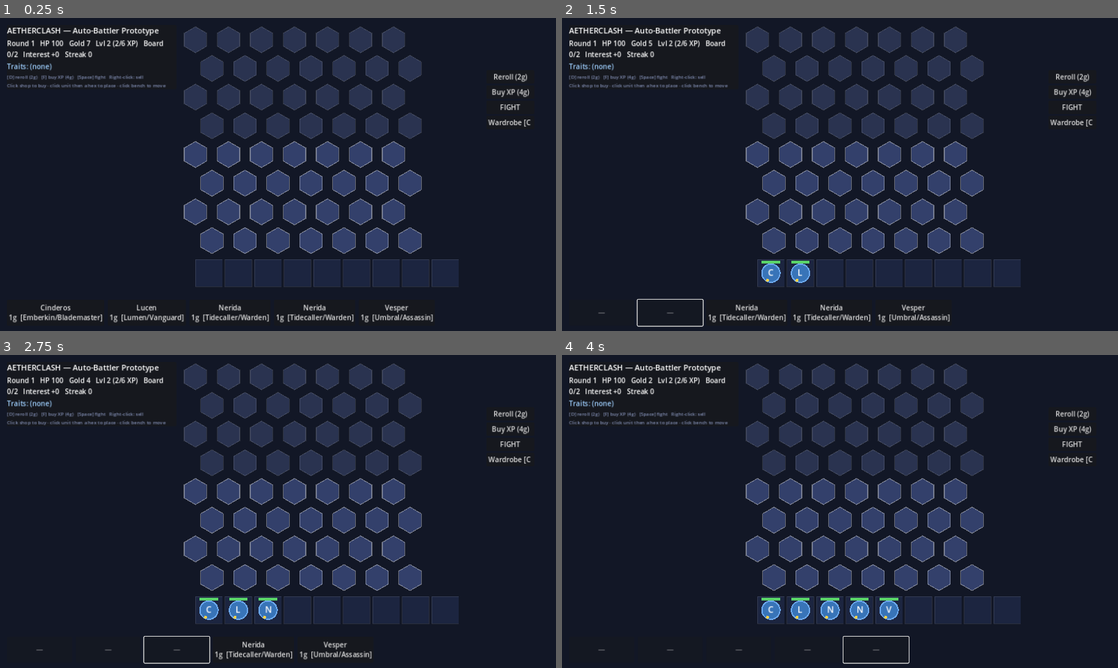
Above: before the commit, frames 1-4 (two rows, left to right).
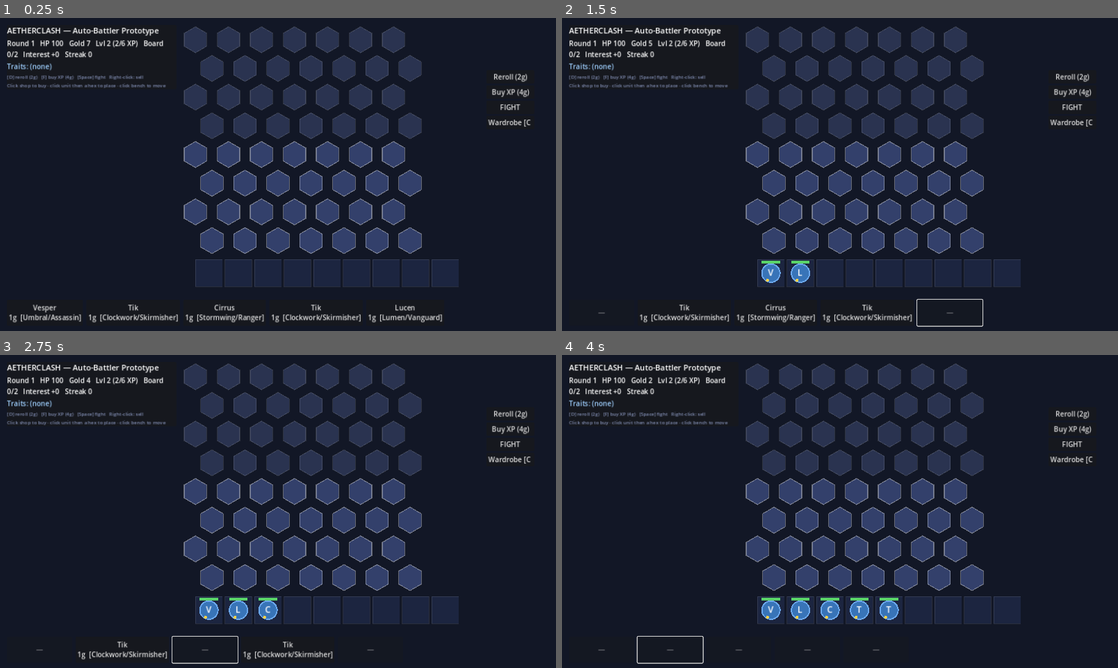
Above: after the commit, the same moments.

Repository: jeremygubler/testing
Game: Godot game, scene res://src/presentation/Main.tscn
Two runs of this game, one before a commit and one after it. Both use one fixed random seed, a clock stepped at 60 frames per second and the inputs below.
Inputs (mouse positions are in pixels of both pictures, inside the frame that each line leads up to):
- Up to frame 1 (0.25 s): no input
- Up to frame 2 (1.5 s): click (617, 312) at 0.5 s, where only the run before the commit has a clickable "Cinderos 1g [Emberkin/Bladema…"; click "Lucen 1g [Lumen/Vanguard]" at 1.25 s
- Up to frame 3 (2.75 s): click (183, 649) at 2 s, where only the run before the commit has a clickable "Nerida 1g [Tidecaller/Warden]"
- Up to frame 4 (4 s): click (817, 649) at 2.75 s, where only the run before the commit has a clickable "Nerida 1g [Tidecaller/Warden]"; click "Vesper 1g [Umbral/Assassin]" (after the commit: "Tik 1g [Clockwork/Skirmisher]") at 3.5 s

The runs differ from the first frame. In frame 1, 1.4% of the frame differs, in the area x 4-80%, y 91-98%; in frame 2, 1.3%; in frame 3, 1.0%; in frame 4, 0.3%.

Commit message:
Fix the real RNG bug: method name seed() shadowed @GlobalScope.seed()
Root cause (finally): DeterministicRng's method was named seed(), which collides
with Godot's global seed() function. Inside _init the call seed(seed_value) bound
to the GLOBAL function (which seeds Godot's global RNG and does nothing to our
state), so our reseed logic never ran and _state kept its class default. Every
instance therefore produced an identical stream regardless of the requested seed
— which is exactly why "different seeds gave identical first value" persisted
across the xorshift and MINSTD rewrites (the CI diagnostics showed each build's
default state value, not a seeded one).

Rename the method to reseed(); _init now calls reseed(). Keep the MINSTD core.
Remove the shift/mult diagnostic probes now that the cause is understood.

Co-Authored-By: Claude Opus 4.8 <noreply@anthropic.com>
Claude-Session: https://claude.ai/code/session_01FR5ooowFZsBNDc1N3Bao3V

Diff:
--- a/autobattler/src/sim/rng/DeterministicRng.gd
+++ b/autobattler/src/sim/rng/DeterministicRng.gd
@@ -21,7 +21,7 @@
 ## mode wanting stronger statistical guarantees, vendor a better generator behind
 ## this same API.
 
-const RNG_VERSION: int = 4  # bump on algorithm changes; used to detect stale caches
+const RNG_VERSION: int = 5  # bump on algorithm changes; used to detect stale caches
 const _MOD: int = 2147483647       # 2^31 - 1 (modulus)
 const _MULT: int = 16807           # 7^5 (Park-Miller multiplier)
 const _MAX: int = 2147483646       # _MOD - 1
@@ -30,13 +30,18 @@
 
 
 func _init(seed_value: int = 0) -> void:
-	seed(seed_value)
+	reseed(seed_value)
 
 
 ## Reseed the stream. Same seed -> same sequence, deterministically.
 ## Maps the seed into [1, 2^31-2] and warms up two steps so adjacent seeds
 ## diverge before the first public output.
-func seed(seed_value: int) -> void:
+##
+## IMPORTANT: this must NOT be named `seed()` — that collides with the
+## @GlobalScope `seed()` function, and the call in _init would bind to the global
+## instead of this method (leaving the generator at its default state, so every
+## instance produced an identical stream regardless of the requested seed).
+func reseed(seed_value: int) -> void:
 	var s: int = seed_value % _MAX
 	if s < 0:
 		s += _MAX
--- a/autobattler/tests/TestSuite.gd
+++ b/autobattler/tests/TestSuite.gd
@@ -60,9 +60,7 @@
 # --- Diagnostics -------------------------------------------------------------
 
 func _diagnose_rng() -> void:
-	print("DIAG RNG_VERSION=%d (expect 4)" % DeterministicRng.RNG_VERSION)
-	var big: int = (2654435731 << 13) & 0xFFFFFFFF
-	print("DIAG bigshift (2654435731<<13)&0xFFFFFFFF=%d (expect 4013056000)" % big)
+	print("DIAG RNG_VERSION=%d (expect 5)" % DeterministicRng.RNG_VERSION)
 	var r42 := DeterministicRng.new(42)
 	var r43 := DeterministicRng.new(43)
 	print("DIAG state42=%s state43=%s" % [str(r42.get_state()), str(r43.get_state())])
